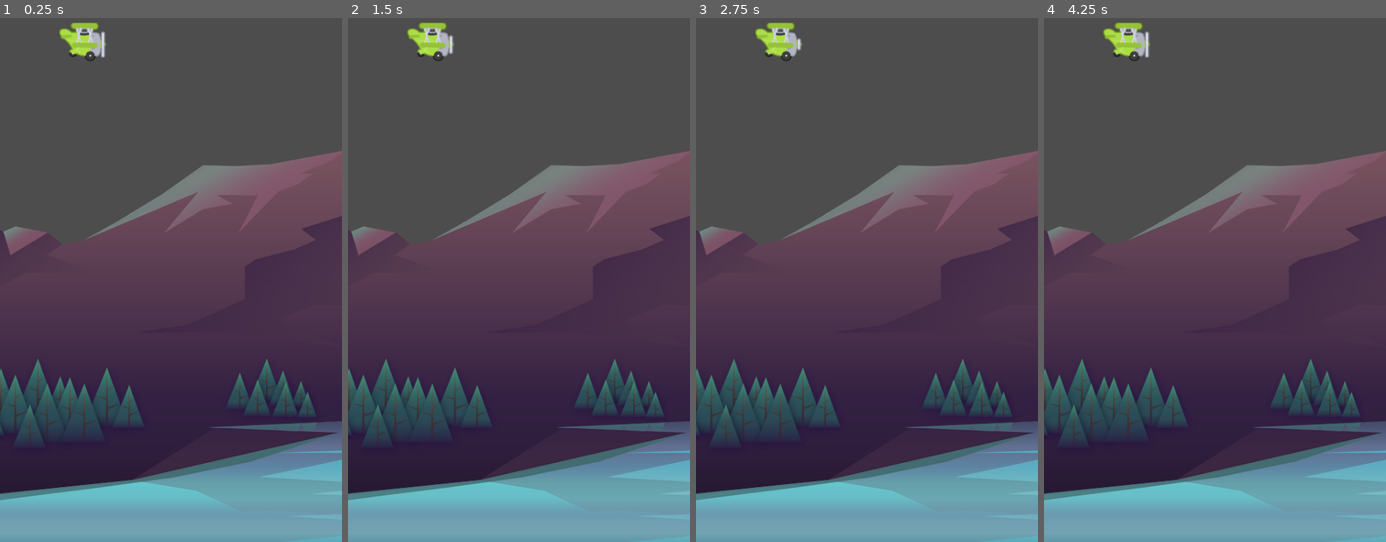
Above: before the commit, frames 1-4 (left to right).
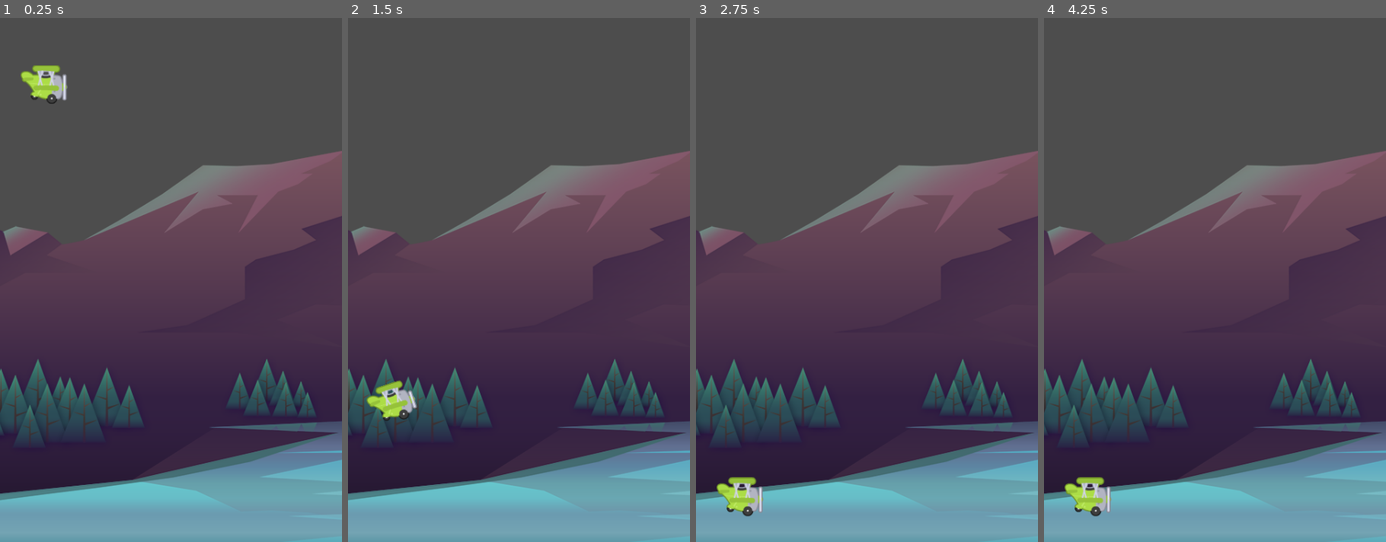
Above: after the commit, the same moments.

Repository: cemnamak/Tappy
Game: Godot game, scene res://Game/game.tscn
Same seed, same stepped clock (60 frames per second), same inputs: the game is played once before the commit and once after it. The project has no main scene, so this scene is started directly.
Inputs:
- Up to frame 1 (0.25 s): no input
- Up to frame 2 (1.5 s): tap Space (fly, bound only after the commit) at 0.6, 1.35 s
- Up to frame 3 (2.75 s): tap Space (fly, bound only after the commit) at 2.1 s
- Up to frame 4 (4.25 s): tap Enter at 2.75 s; tap Space (fly, bound only after the commit) at 2.85, 3.6 s

The runs differ from the first frame. In frame 1, 1.3% of the frame differs, in the area x 6-31%, y 0-17%; in frame 2, 1.3%; in frame 3, 1.3%; in frame 4, 1.4%, in the area x 6-31%, y 0-96%.

Commit message:
animation added

Diff:
--- a/Game/game.tscn
+++ b/Game/game.tscn
@@ -1,7 +1,9 @@
-[gd_scene load_steps=3 format=3 uid="uid://bq8a874yqsk0g"]
+[gd_scene load_steps=4 format=3 uid="uid://bq8a874yqsk0g"]
 
 [ext_resource type="Texture2D" uid="uid://c8u74c10v1ypy" path="res://assets/background/rocks_2.png" id="1_xav0q"]
 [ext_resource type="PackedScene" uid="uid://nbturjakod43" path="res://plane/plane_cb.tscn" id="2_rbxtg"]
+
+[sub_resource type="RectangleShape2D" id="RectangleShape2D_k0hem"]
 
 [node name="Game" type="Node2D"]
 
@@ -10,4 +12,12 @@
 texture = ExtResource("1_xav0q")
 
 [node name="PlaneCB" parent="." instance=ExtResource("2_rbxtg")]
-position = Vector2(116, 152)
+position = Vector2(62, 152)
+
+[node name="ground" type="StaticBody2D" parent="."]
+position = Vector2(238.5, 833.5)
+scale = Vector2(1, 0.599995)
+
+[node name="CollisionShape2D" type="CollisionShape2D" parent="ground"]
+scale = Vector2(26.4, 2.32)
+shape = SubResource("RectangleShape2D_k0hem")
--- /dev/null
+++ b/plane/plane_cb.gd
@@ -0,0 +1,30 @@
+extends CharacterBody2D
+
+
+const GRAVITY:float = 1800.0
+const POWER:float = -400.0
+@onready var animation_player = $AnimationPlayer
+@onready var animated_sprite_2d = $AnimatedSprite2D
+
+# Called when the node enters the scene tree for the first time.
+func _ready():
+	pass # Replace with function body.
+
+
+func _physics_process(delta):
+	velocity.y += GRAVITY * delta
+	fly()
+	move_and_slide()
+	if is_on_floor():
+		die()
+
+
+
+func fly() -> void:
+	if Input.is_action_just_pressed("fly"):
+		velocity.y = POWER
+		animation_player.play("fly")
+
+func die()->void:
+	animated_sprite_2d.stop()
+	set_physics_process(false)
--- a/plane/plane_cb.tscn
+++ b/plane/plane_cb.tscn
@@ -1,6 +1,7 @@
-[gd_scene load_steps=6 format=3 uid="uid://nbturjakod43"]
+[gd_scene load_steps=10 format=3 uid="uid://nbturjakod43"]
 
 [ext_resource type="Texture2D" uid="uid://bbft46mny2wc3" path="res://assets/plane/planes_sheet.png" id="1_dguvg"]
+[ext_resource type="Script" path="res://plane/plane_cb.gd" id="1_npubc"]
 
 [sub_resource type="AtlasTexture" id="AtlasTexture_egexl"]
 atlas = ExtResource("1_dguvg")
@@ -31,10 +32,43 @@
 "speed": 15.0
 }]
 
+[sub_resource type="CircleShape2D" id="CircleShape2D_30pux"]
+radius = 38.4823
+
+[sub_resource type="Animation" id="Animation_sjghd"]
+resource_name = "fly"
+length = 0.3
+tracks/0/type = "value"
+tracks/0/imported = false
+tracks/0/enabled = true
+tracks/0/path = NodePath(".:rotation")
+tracks/0/interp = 1
+tracks/0/loop_wrap = true
+tracks/0/keys = {
+"times": PackedFloat32Array(0, 0.1, 0.3),
+"transitions": PackedFloat32Array(1, 1, 1),
+"update": 0,
+"values": [0.0, -0.349066, 0.0]
+}
+
+[sub_resource type="AnimationLibrary" id="AnimationLibrary_tn7sn"]
+_data = {
+"fly": SubResource("Animation_sjghd")
+}
+
 [node name="PlaneCB" type="CharacterBody2D"]
 scale = Vector2(0.75, 0.75)
+script = ExtResource("1_npubc")
 
 [node name="AnimatedSprite2D" type="AnimatedSprite2D" parent="."]
 sprite_frames = SubResource("SpriteFrames_t43t4")
 animation = &"fly"
 autoplay = "fly"
+
+[node name="CollisionShape2D" type="CollisionShape2D" parent="."]
+shape = SubResource("CircleShape2D_30pux")
+
+[node name="AnimationPlayer" type="AnimationPlayer" parent="."]
+libraries = {
+"": SubResource("AnimationLibrary_tn7sn")
+}
--- a/project.godot
+++ b/project.godot
@@ -20,6 +20,14 @@
 window/size/viewport_height=854
 window/handheld/orientation=1
 
+[input]
+
+fly={
+"deadzone": 0.5,
+"events": [Object(InputEventKey,"resource_local_to_scene":false,"resource_name":"","device":-1,"window_id":0,"alt_pressed":false,"shift_pressed":false,"ctrl_pressed":false,"meta_pressed":false,"pressed":false,"keycode":0,"physical_keycode":32,"key_label":0,"unicode":32,"echo":false,"script":null)
+]
+}
+
 [rendering]
 
 renderer/rendering_method="mobile"
Not shown, added: .DS_Store
